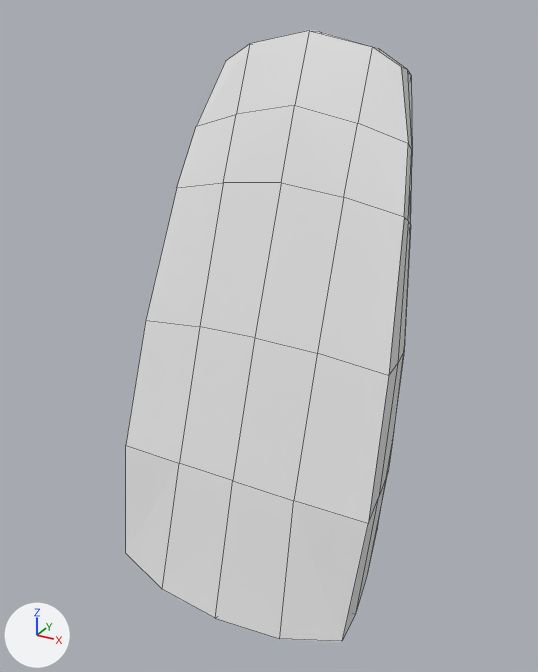
The Blender file Speaker.blend: old version first, new version second.
Before and after are seen from a 50 mm camera at (2.9, -5.58, 2.58) aimed at (-0.07, -0.18, -0.12). Every picture has the same lights, and +X, +Y and +Z are marked at lower left. Mesh edges are drawn as thin lines.
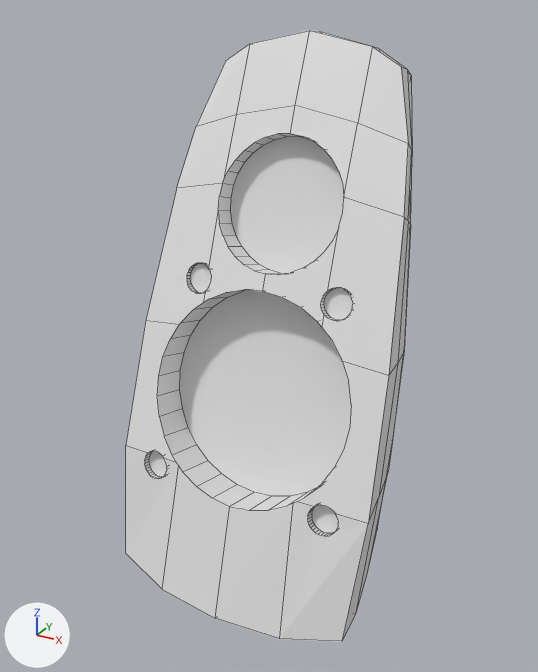
Where the change shows, as pixel boxes [x1, y1, x2, y2] in the pictures (538 x 672 px):
```json
{"object": "Cube", "change": "reshaped, modifiers changed", "before": [126, 30, 412, 642], "after": [126, 30, 412, 642]}
{"part": 1, "of": "me_cube_001", "change": "built on", "before": [141, 105, 357, 639], "after": [141, 31, 357, 639]}
```

Edits to the scene script, one JSON object a line:
```json
{"block": "me_cube_001", "where": "# used by ob_cube; location = (0.0, 0.0, 0.0)"}
{"op": "remove", "block": "me_cube_001", "code": "me_cube_001.from_pydata(...)  # 66 vertices, 56 faces; spans x 0.0..1.23, y -1.31..1.05, z -2.63..2.41"}
{"op": "add", "block": "me_cube_001", "code": "me_cube_001.from_pydata(...)  # 659 vertices, 376 faces; spans x -1.23..1.23, y -1.31..1.05, z -2.61..2.41"}
{"block": "me_cube_001", "change": "me_cube_001 part 1: 2 vertices moved from x 0.0, y -0.97..0.98, z -1.18..1.12 to x 0.0, y -1.03..1.03, z -1.41..1.61; 8 vertices removed from x 0.0..0.58, y -0.95..0.95, z -2.63..1.25; 601 vertices added at x -1.23..0.99, y -1.26..1.03, z -2.61..2.3"}
{"op": "remove", "block": "ob_cube", "code": "_m = ob_cube.modifiers.new('Mirror', 'MIRROR')"}
```
